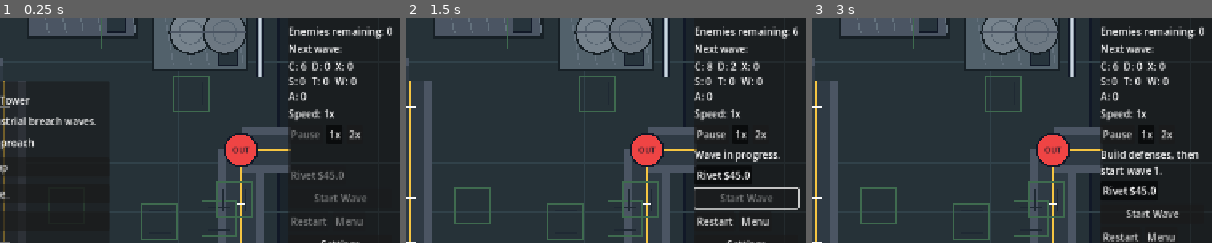
Above: before the commit, frames 1-3 (left to right).
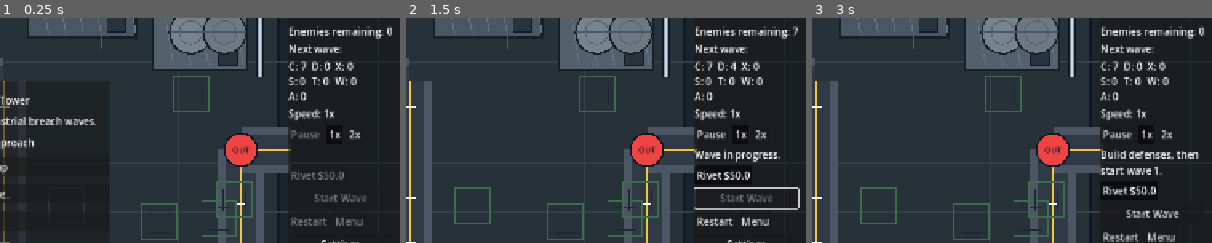
Above: after the commit, the same moments.

Repository: hobsojam/the-rosewood-tower
Game: Godot game, scene res://scenes/Game.tscn
The game is run twice, just before and just after one commit, with the same random seed, the same clock (stepped at 60 frames per second) and the same inputs.
Inputs:
- Up to frame 1 (0.25 s): no input
- Up to frame 2 (1.5 s): click "Start Game" at 0.5 s; click "Start Wave" at 1.25 s
- Up to frame 3 (3 s): click "Restart" at 2 s; click "Start Game" at 2.75 s
The pictures show only the part of the screen within x 40-90%, y 12-62%; the shares and areas given below are measured in that part.

The runs differ from the first frame. In frame 1, less than 0.1% of the frame differs, in the area x 75-84%, y 19-72%; in frame 2, 0.2%, in the area x 75-98%, y 3-72%; in frame 3, 0.1%.

Commit message:
Sharpen enemy counter balance

Diff:
--- a/data/enemies.json
+++ b/data/enemies.json
@@ -1,9 +1,9 @@
 {
-  "standard": {"name": "Crawler", "health": 65, "speed": 90, "reward": 7, "traits": [], "color": "#d6dde6"},
-  "fast": {"name": "Runner Drone", "health": 38, "speed": 145, "reward": 9, "traits": [], "color": "#62d0ff"},
-  "armored": {"name": "Armored Hauler", "health": 175, "speed": 55, "reward": 14, "traits": ["armored"], "color": "#f59e0b"},
-  "shield": {"name": "Shield Carrier", "health": 120, "speed": 62, "reward": 18, "traits": ["support"], "shield_radius": 86, "shield_reduction": 0.5, "color": "#38bdf8"},
-  "siege": {"name": "Siege Walker", "health": 360, "speed": 38, "reward": 28, "traits": ["armored", "heavy"], "breach_damage": 2, "color": "#ef4444"},
-  "decoy": {"name": "Signal Decoy", "health": 150, "speed": 105, "reward": 3, "traits": ["decoy"], "color": "#f472b6"},
-  "air": {"name": "Rotor Drone", "health": 80, "speed": 125, "reward": 16, "traits": ["air"], "color": "#a7f3d0"}
+  "standard": {"name": "Crawler", "health": 70, "speed": 90, "reward": 7, "traits": [], "color": "#d6dde6"},
+  "fast": {"name": "Runner Drone", "health": 46, "speed": 165, "reward": 9, "traits": [], "color": "#62d0ff"},
+  "armored": {"name": "Armored Hauler", "health": 210, "speed": 50, "reward": 16, "traits": ["armored"], "color": "#f59e0b"},
+  "shield": {"name": "Shield Carrier", "health": 135, "speed": 62, "reward": 18, "traits": ["support"], "shield_radius": 92, "shield_reduction": 0.55, "color": "#38bdf8"},
+  "siege": {"name": "Siege Walker", "health": 420, "speed": 38, "reward": 30, "traits": ["armored", "heavy"], "breach_damage": 2, "color": "#ef4444"},
+  "decoy": {"name": "Signal Decoy", "health": 170, "speed": 110, "reward": 3, "traits": ["decoy"], "color": "#f472b6"},
+  "air": {"name": "Rotor Drone", "health": 95, "speed": 135, "reward": 18, "traits": ["air"], "color": "#a7f3d0"}
 }
--- a/data/towers.json
+++ b/data/towers.json
@@ -1,7 +1,7 @@
 {
-  "basic": {"name": "Rivet Turret", "cost": 45, "damage": 18, "range": 150, "fire_rate": 0.45, "splash_radius": 0, "slow": 0.0, "tags": ["direct"], "color": "#f5c542"},
+  "basic": {"name": "Rivet Turret", "cost": 50, "damage": 16, "range": 140, "fire_rate": 0.52, "splash_radius": 0, "slow": 0.0, "tags": ["direct"], "color": "#f5c542"},
   "slow": {"name": "Foam Sprayer", "cost": 60, "damage": 5, "range": 130, "fire_rate": 0.7, "splash_radius": 0, "slow": 0.45, "tags": ["direct", "slow"], "color": "#67e8f9"},
-  "splash": {"name": "Foundry Mortar", "cost": 85, "damage": 32, "range": 185, "fire_rate": 1.35, "splash_radius": 64, "slow": 0.0, "tags": ["blast"], "color": "#fb7185"},
+  "splash": {"name": "Foundry Mortar", "cost": 85, "damage": 36, "range": 185, "fire_rate": 1.35, "splash_radius": 70, "slow": 0.0, "tags": ["blast"], "color": "#fb7185"},
   "railgun": {"name": "Railgun Spire", "cost": 120, "damage": 52, "range": 235, "fire_rate": 1.75, "splash_radius": 0, "slow": 0.0, "pierce_width": 16, "tags": ["direct", "pierce"], "color": "#a78bfa"},
-  "aaa": {"name": "AAA Flak Turret", "cost": 70, "damage": 26, "range": 205, "fire_rate": 0.58, "splash_radius": 0, "slow": 0.0, "tags": ["anti_air"], "color": "#86efac"}
+  "aaa": {"name": "AAA Flak Turret", "cost": 70, "damage": 30, "range": 205, "fire_rate": 0.52, "splash_radius": 0, "slow": 0.0, "tags": ["anti_air"], "color": "#86efac"}
 }
--- a/data/waves.json
+++ b/data/waves.json
@@ -1,9 +1,9 @@
 [
-  {"standard": 6, "fast": 0, "armored": 0},
-  {"standard": 8, "fast": 2, "armored": 0},
-  {"standard": 10, "fast": 4, "armored": 0},
-  {"standard": 8, "fast": 6, "armored": 1, "decoy": 1},
-  {"standard": 12, "fast": 6, "armored": 2},
+  {"standard": 7, "fast": 0, "armored": 0},
+  {"standard": 7, "fast": 4, "armored": 0},
+  {"standard": 8, "fast": 5, "armored": 1},
+  {"standard": 7, "fast": 7, "armored": 2, "decoy": 1},
+  {"standard": 9, "fast": 7, "armored": 3, "shield": 1, "decoy": 1},
   {"standard": 10, "fast": 8, "armored": 3, "shield": 1, "decoy": 2},
   {"standard": 16, "fast": 10, "armored": 5, "shield": 1, "siege": 1, "air": 3},
   {"standard": 14, "fast": 14, "armored": 6, "shield": 2, "decoy": 3, "siege": 1, "air": 5},
--- a/scripts/Game.gd
+++ b/scripts/Game.gd
@@ -22,7 +22,7 @@
 const WAVE_BONUSES := [
 	{"id": "budget", "name": "Overtime Budget", "description": "+$75 immediately.", "money": 75},
 	{"id": "repairs", "name": "Emergency Repairs", "description": "Recover up to 3 lives.", "lives": 3},
-	{"id": "rivet_damage", "name": "Reinforced Rivets", "description": "Rivet towers gain +15% damage.", "tower_id": "basic", "damage_multiplier": 1.15},
+	{"id": "rivet_damage", "name": "Reinforced Rivets", "description": "Rivet towers gain +10% damage.", "tower_id": "basic", "damage_multiplier": 1.1},
 	{"id": "foam_reserve", "name": "Foam Reserves", "description": "Foam towers gain stronger slow.", "tower_id": "slow", "slow_bonus": 0.08},
 	{"id": "mortar_stock", "name": "Mortar Stockpile", "description": "Mortars gain larger blasts.", "tower_id": "splash", "splash_bonus": 14.0},
 	{"id": "rail_calibration", "name": "Rail Calibration", "description": "Railguns gain +18 range.", "tower_id": "railgun", "range_bonus": 18.0}
--- a/scripts/enemies/Enemy.gd
+++ b/scripts/enemies/Enemy.gd
@@ -134,15 +134,19 @@
 	if traits.has("air") and (damage_tags.has("slow") or damage_tags.has("blast")):
 		return 0.0
 	if traits.has("air") and not damage_tags.has("anti_air"):
-		multiplier *= 0.35
+		multiplier *= 0.15
 	if not traits.has("air") and damage_tags.has("anti_air"):
 		multiplier *= 0.6
 	if traits.has("burrowed") and not damage_tags.has("blast"):
 		multiplier *= 0.45
+	if traits.has("armored") and damage_tags.has("direct") and not damage_tags.has("pierce"):
+		multiplier *= 0.65
 	if traits.has("armored") and damage_tags.has("pierce"):
-		multiplier *= 1.15
+		multiplier *= 1.25
+	if traits.has("heavy") and damage_tags.has("direct") and not damage_tags.has("pierce"):
+		multiplier *= 0.55
 	if traits.has("heavy") and damage_tags.has("blast"):
-		multiplier *= 1.1
+		multiplier *= 1.2
 	return multiplier
 
 func get_shield_reduction(point: Vector2) -> float:
--- a/scripts/towers/Tower.gd
+++ b/scripts/towers/Tower.gd
@@ -201,11 +201,11 @@
 
 func _apply_rivet_upgrade(path_id: String) -> void:
 	if path_id == "a":
-		fire_rate = max(fire_rate * 0.72, 0.14)
-		damage *= 1.08
-	else:
-		damage *= 1.38
-		attack_range += 6.0
+		fire_rate = max(fire_rate * 0.82, 0.18)
+		damage *= 1.05
+	else:
+		damage *= 1.24
+		attack_range += 4.0
 
 func _apply_foam_upgrade(path_id: String) -> void:
 	if path_id == "a":
Not shown, changed: DESIGN.md
